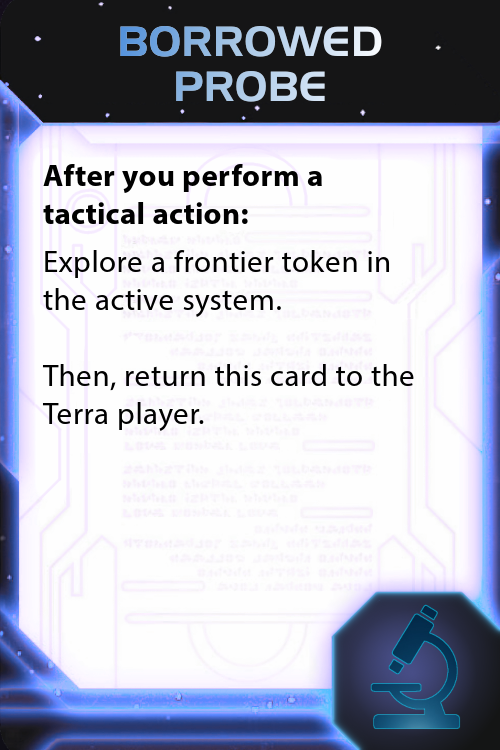
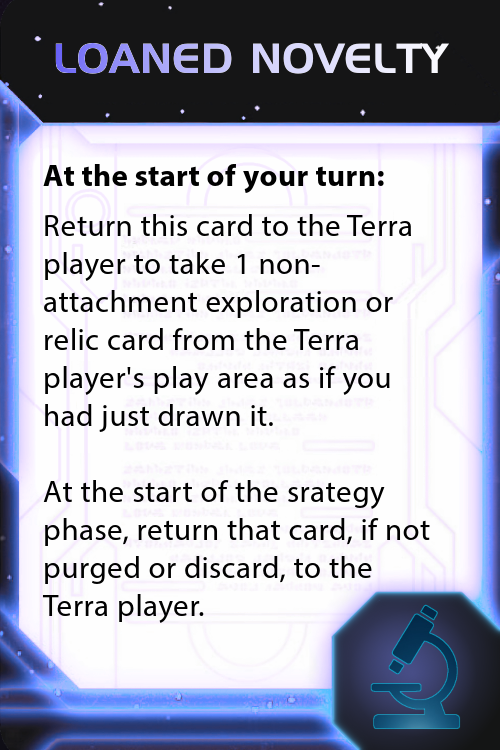
Comparing the layer stacks of the two 500 x 750 images. Changes:
renamed "Fade" to "LOANED NOVELTY", painted on it over [55, 26, 449, 102]
removed layer "BORROWED ..." from group "Text" over [120, 26, 382, 102]
renamed "After you perform a tactical a..." to "At the start of your turn:", painted on it over [43, 164, 384, 224]
renamed "Explore a frontier token in th..." to "Return this card to the Terra ...", painted on it over [42, 214, 430, 623]